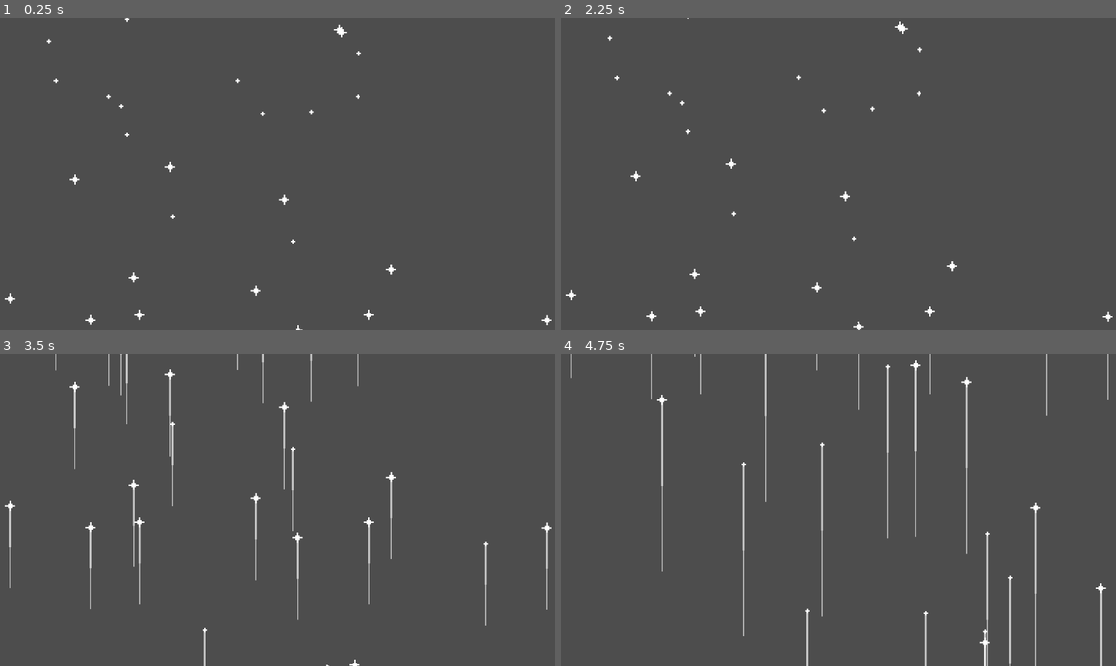
Above: before the commit, frames 1-4 (two rows, left to right).
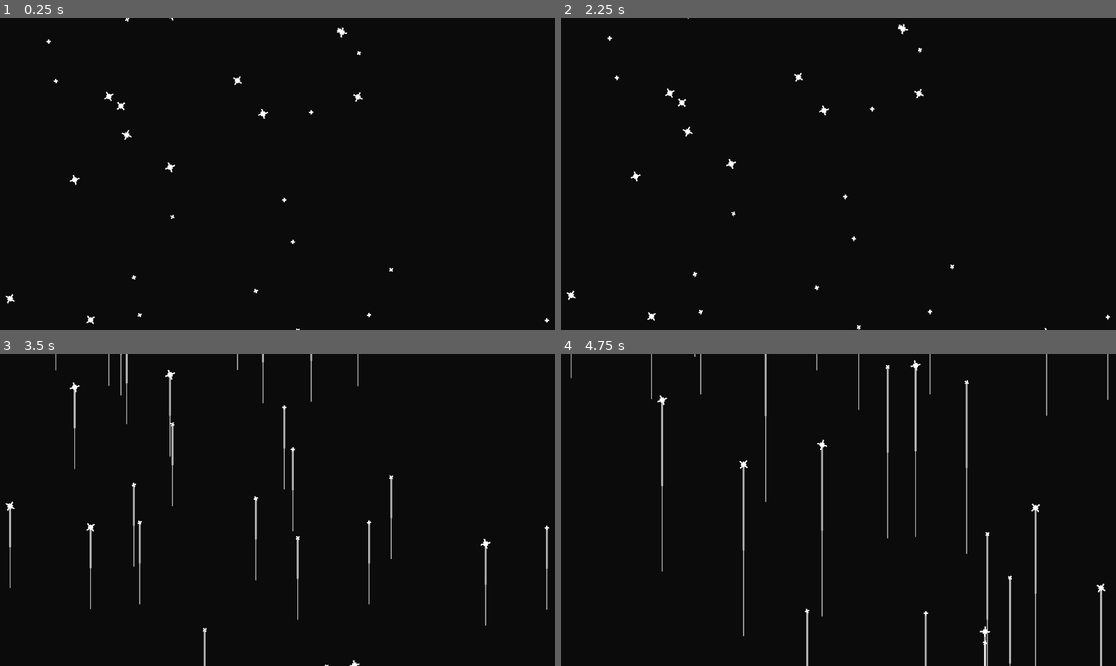
Above: after the commit, the same moments.

Repository: PuuKala/TrailTestGodot
Game: Godot game, scene res://MainScene.tscn
The game is run twice, just before and just after one commit, with the same random seed, the same clock (stepped at 60 frames per second) and the same inputs.
Inputs:
- Up to frame 1 (0.25 s): no input
- Up to frame 2 (2.25 s): tap Enter at 0.5, 2 s; tap Space at 1.25 s
- Up to frame 3 (3.5 s): no input
- Up to frame 4 (4.75 s): no input

The runs differ from the first frame. In frame 1, 100% of the frame differs, in the area x 0-100%, y 0-100%; in frame 2, 100%; in frame 3, 99%; in frame 4, 99%.

Commit message:
Added planet to be shown as the movement stops

Diff:
--- a/MainScene.gd
+++ b/MainScene.gd
@@ -16,9 +16,10 @@
 			pass
 		else:
 			new_node.get_node("Sprite2D").texture = star_sprite2
+		new_node.rotation = randf_range(0, 360)
 		add_child(new_node)
 
-func _physics_process(delta):
+func _physics_process(_delta):
 	if !title_showing:
 		return
 
--- a/MainScene.tscn
+++ b/MainScene.tscn
@@ -9,6 +9,8 @@
 [ext_resource type="Texture2D" uid="uid://dufoideeirhn1" path="res://Sprites/Sparkleframe3.png" id="8_wltyc"]
 [ext_resource type="Texture2D" uid="uid://b57k0d5j5ndsy" path="res://Sprites/Sparkleframe4.png" id="9_m1s8q"]
 [ext_resource type="Texture2D" uid="uid://dtxcb3y7axfxq" path="res://Sprites/Sparkleframe5.png" id="10_2jn63"]
+[ext_resource type="Script" path="res://Planet.gd" id="10_rec67"]
+[ext_resource type="Texture2D" uid="uid://cy8dnpj4i7d1e" path="res://Sprites/Largeplanet.png" id="10_xjxed"]
 
 [sub_resource type="Curve" id="Curve_4ib4p"]
 _data = [Vector2(0, 0), 0.0, 1.0, 0, 1, Vector2(1, 1), 1.0, 0.0, 1, 0]
@@ -48,6 +50,7 @@
 starCount = 50
 
 [node name="ZoomingStar" type="CharacterBody2D" parent="."]
+z_index = -1
 position = Vector2(50, 50)
 motion_mode = 1
 script = ExtResource("2_1hamj")
@@ -73,6 +76,7 @@
 [node name="AnimatedTitle" type="Sprite2D" parent="."]
 visible = false
 modulate = Color(1, 1, 1, 0)
+z_index = 1
 position = Vector2(564, 299)
 scale = Vector2(50, 50)
 texture = ExtResource("5_i7ds3")
@@ -95,4 +99,13 @@
 sprite_frames = SubResource("SpriteFrames_56ryx")
 animation = &"Sparkle"
 
+[node name="Planet" type="CharacterBody2D" parent="."]
+position = Vector2(533, 1450)
+script = ExtResource("10_rec67")
+
+[node name="Sprite2D" type="Sprite2D" parent="Planet"]
+scale = Vector2(5, 5)
+texture = ExtResource("10_xjxed")
+
+[connection signal="signal_decelerating" from="ZoomingStar" to="Planet" method="_on_zooming_star_signal_decelerating"]
 [connection signal="signal_stopped" from="ZoomingStar" to="." method="_on_zooming_star_signal_stopped"]
--- /dev/null
+++ b/Planet.gd
@@ -0,0 +1,16 @@
+extends CharacterBody2D
+
+var moving = false
+
+func _physics_process(_delta):
+
+	if !moving:
+		return
+
+	velocity.y = get_node("../ZoomingStar").velocity.y
+
+	move_and_slide()
+
+
+func _on_zooming_star_signal_decelerating():
+	moving = true
--- a/project.godot
+++ b/project.godot
@@ -28,3 +28,4 @@
 textures/canvas_textures/default_texture_filter=0
 renderer/rendering_method="gl_compatibility"
 renderer/rendering_method.mobile="gl_compatibility"
+environment/defaults/default_clear_color=Color(0.0431373, 0.0431373, 0.0431373, 1)
Not shown: 1 places in MainScene.tscn that only renumber resources
Binary file added: Sprites/Largeplanet.png
Not shown, added: Sprites/Largeplanet.png.import
Not shown, added: Sprites/Largeplanet.xcf
Not shown, removed: Sprites/star.xcf
